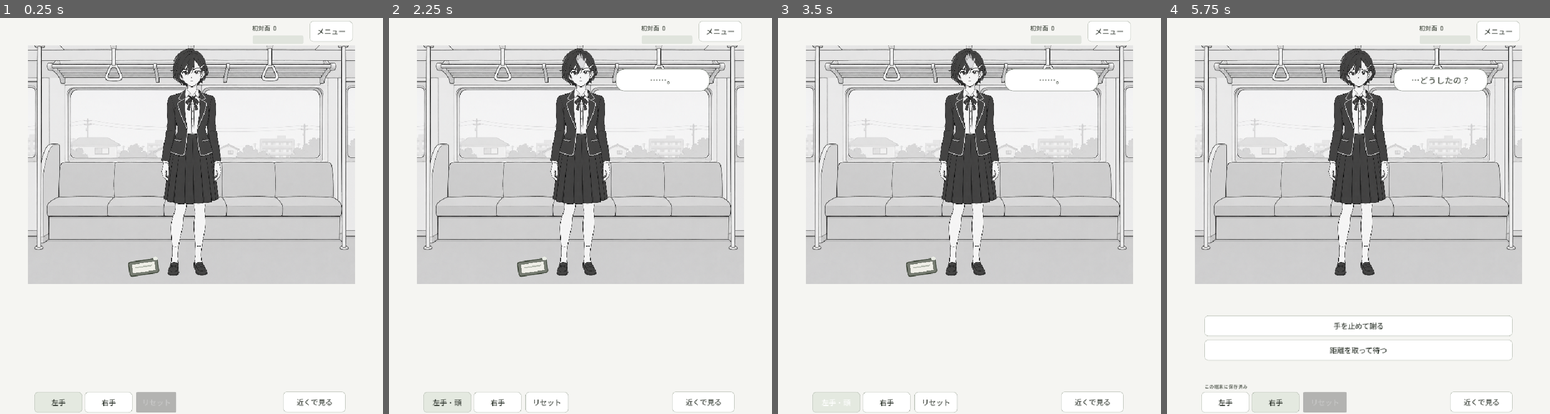
Above: before the commit, frames 1-4 (left to right).
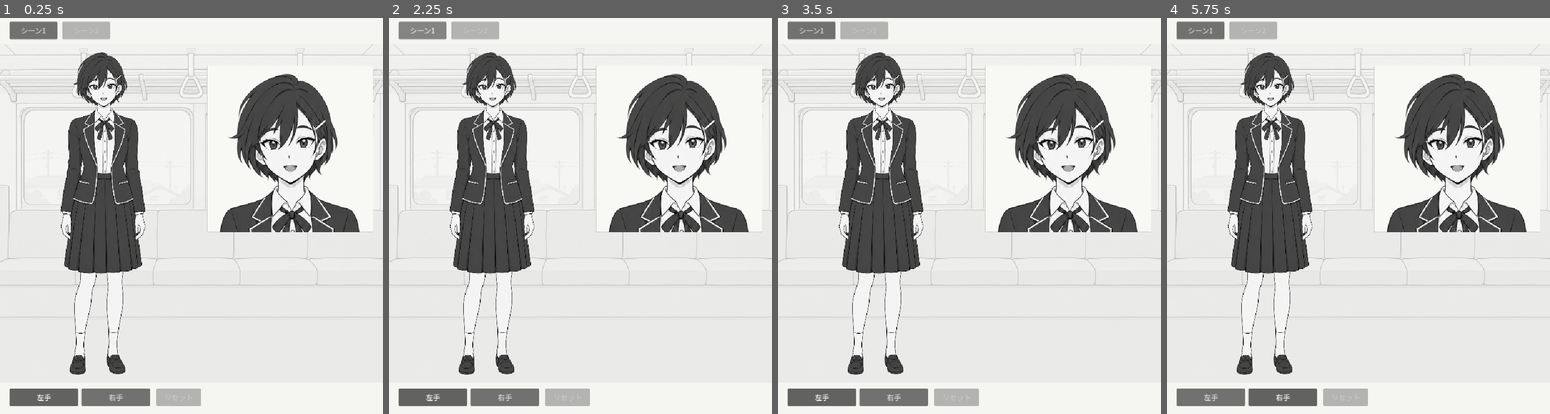
Above: after the commit, the same moments.

Repository: ibushimaru/monochrome-demo
Game: Godot game, scene res://scene_two.tscn
The game is run twice, just before and just after one commit, with the same random seed, the same clock (stepped at 60 frames per second) and the same inputs. Before the commit the project starts from res://main.tscn. Sound files missing from this copy of the repository are replaced by a short silence.
Inputs (mouse positions are in pixels of both pictures, inside the frame that each line leads up to):
- Up to frame 1 (0.25 s): no input
- Up to frame 2 (2.25 s): click (423, 29) at 0.5 s, where only the run after the commit has a clickable "シーン1"; click (580, 61) at 1.25 s; click (446, 29) at 2 s, where only the run after the commit has a clickable "シーン2"
- Up to frame 3 (3.5 s): click (820, 398) at 2.75 s, where only the run after the commit has a clickable "左手"
- Up to frame 4 (5.75 s): click (1350, 81) at 3.52 s; click "右手" at 4.25 s; click (1366, 81) at 5.02 s

The runs differ from the first frame. In frame 1, 42% of the frame differs, in the area x 0-100%, y 0-100%; in frame 2, 41%; in frame 3, 41%; in frame 4, 42%.

Commit message:
Add directly accessible scene two with interactive synchronized face closeup

Diff:
--- a/godot-stage1/project.godot
+++ b/godot-stage1/project.godot
@@ -1,7 +1,7 @@
 config_version=5
 [application]
 config/name="夏希と、最初の約束。"
-run/main_scene="res://main.tscn"
+run/main_scene="res://scene_two.tscn"
 config/features=PackedStringArray("4.6", "GL Compatibility")
 [display]
 window/size/viewport_width=960
--- /dev/null
+++ b/godot-stage1/scene_two.tscn
@@ -0,0 +1,10 @@
+[gd_scene load_steps=2 format=3]
+[ext_resource type="Script" path="res://scripts/scene_two.gd" id="1"]
+[node name="SceneTwo" type="Control"]
+layout_mode=3
+anchors_preset=15
+anchor_right=1.0
+anchor_bottom=1.0
+grow_horizontal=2
+grow_vertical=2
+script=ExtResource("1")
--- a/godot-stage1/scripts/main.gd
+++ b/godot-stage1/scripts/main.gd
@@ -187,6 +187,9 @@
 	var menu=button("メニュー",func():game_menu.popup_centered(Vector2i(360,260)))
 	menu.name="SettingsButton"
 	shell.add_child(menu)
+	var scene_two_button=button("シーン2",func():get_tree().change_scene_to_file("res://scene_two.tscn"))
+	scene_two_button.name="SceneTwoButton"
+	shell.add_child(scene_two_button)
 	resume_button=button("続きから",resume_game)
 
 	stage=Control.new()
@@ -470,6 +473,8 @@
 	meter.size=Vector2(130,6)
 	shell.get_node("SettingsButton").position=Vector2(w-114,14)
 	shell.get_node("SettingsButton").size=Vector2(104,44)
+	shell.get_node("SceneTwoButton").position=Vector2(14,14)
+	shell.get_node("SceneTwoButton").size=Vector2(120,44)
 	student_card.position=Vector2(14,84)
 	student_card.size=Vector2(230,148)
 	var sh: float = maxf(200,h-402)
--- /dev/null
+++ b/godot-stage1/scripts/scene_two.gd
@@ -0,0 +1,182 @@
+extends Control
+const Definitions=preload("res://scripts/main.gd")
+const PORTRAIT=preload("res://assets/full-smile.png")
+const HANDS=[preload("res://assets/hand-right-open-v2.png"),preload("res://assets/hand-right-flex-v2.png")]
+const FONT=preload("res://assets/NotoSansJP-Medium.ttf")
+const FACE_CROP=Rect2(.25,0,.5,.25)
+var trust: int=60
+var contacts: Array[String]=["", ""]
+var frames: Array[int]=[0,0]
+var points: Array[Vector2]=[Vector2.ZERO,Vector2.ZERO]
+var active_hand: int=0
+var requested_hand: int=-1
+var dragging_hand: int=-1
+var dragging_zone: Control
+var views: Array[Dictionary]=[]
+var selectors: Array[Button]=[]
+var reset_button: Button
+var scene_one: Button
+var scene_two: Button
+var background: TextureRect
+
+func _ready() -> void:
+ var theme_resource=Theme.new()
+ theme_resource.default_font=FONT
+ theme_resource.default_font_size=18
+ theme=theme_resource
+ background=TextureRect.new()
+ background.texture=preload("res://assets/train-interior-v2.png")
+ background.expand_mode=TextureRect.EXPAND_IGNORE_SIZE
+ background.stretch_mode=TextureRect.STRETCH_KEEP_ASPECT_COVERED
+ background.modulate=Color(1,1,1,.28)
+ background.mouse_filter=Control.MOUSE_FILTER_IGNORE
+ add_child(background)
+ scene_one=make_button("シーン1",func():get_tree().change_scene_to_file("res://main.tscn"))
+ scene_two=make_button("シーン2",func():pass)
+ scene_two.disabled=true
+ build_view(false)
+ build_view(true)
+ for side in range(2):
+  var selector=make_button("左手" if side==0 else "右手",func():active_hand=side;requested_hand=side;refresh())
+  selector.toggle_mode=true
+  selectors.append(selector)
+ reset_button=make_button("リセット",reset_contacts)
+ resized.connect(layout)
+ layout()
+
+func make_button(caption: String, action: Callable) -> Button:
+ var result=Button.new()
+ result.text=caption
+ result.mouse_default_cursor_shape=Control.CURSOR_POINTING_HAND
+ result.pressed.connect(action)
+ add_child(result)
+ return result
+
+func build_view(closeup: bool) -> void:
+ var panel=Panel.new()
+ var style=StyleBoxFlat.new()
+ style.bg_color=Color("f8f8f5") if closeup else Color(1,1,1,0)
+ style.border_color=Color("c0c5bd")
+ style.set_border_width_all(1 if closeup else 0)
+ panel.add_theme_stylebox_override("panel",style)
+ panel.clip_contents=true
+ add_child(panel)
+ var canvas=Control.new()
+ canvas.mouse_filter=Control.MOUSE_FILTER_IGNORE
+ panel.add_child(canvas)
+ var portrait=TextureRect.new()
+ portrait.texture=PORTRAIT
+ portrait.expand_mode=TextureRect.EXPAND_IGNORE_SIZE
+ portrait.mouse_filter=Control.MOUSE_FILTER_IGNORE
+ canvas.add_child(portrait)
+ var hands: Array[TextureRect]=[]
+ for side in range(2):
+  var hand=TextureRect.new()
+  hand.expand_mode=TextureRect.EXPAND_IGNORE_SIZE
+  hand.texture_filter=CanvasItem.TEXTURE_FILTER_LINEAR_WITH_MIPMAPS
+  hand.mouse_filter=Control.MOUSE_FILTER_IGNORE
+  hand.flip_h=side==0
+  canvas.add_child(hand)
+  hands.append(hand)
+ var zones: Dictionary={}
+ for part in Definitions.CONTACT_ZONES:
+  if closeup and part not in ["head","cheek_right","cheek_left"]:continue
+  var zone=Control.new()
+  zone.mouse_default_cursor_shape=Control.CURSOR_POINTING_HAND
+  zone.mouse_filter=Control.MOUSE_FILTER_STOP
+  zone.gui_input.connect(func(event: InputEvent):zone_input(event,part,zone,canvas))
+  canvas.add_child(zone)
+  zones[part]=zone
+ views.append({"panel":panel,"canvas":canvas,"portrait":portrait,"hands":hands,"zones":zones,"closeup":closeup})
+
+func layout() -> void:
+ if views.size()!=2:return
+ var margin: float=24
+ var usable: float=size.x-margin*3
+ var left_width: float=usable*.53
+ var inset_width: float=minf(usable*.47,size.y*.55)
+ background.position=Vector2(0,72)
+ background.size=Vector2(size.x,size.y-150)
+ scene_one.position=Vector2(margin,16)
+ scene_two.position=Vector2(margin+132,16)
+ scene_one.size=Vector2(120,44)
+ scene_two.size=Vector2(120,44)
+ var full=views[0]
+ full.panel.position=Vector2(margin,82)
+ full.panel.size=Vector2(left_width,size.y-170)
+ var height: float=minf(full.panel.size.y,full.panel.size.x*2)
+ full.canvas.size=Vector2(height*.5,height)
+ full.canvas.position=Vector2((left_width-height*.5)*.5,0)
+ var zoom=views[1]
+ zoom.panel.position=Vector2(margin*2+left_width,126)
+ zoom.panel.size=Vector2(inset_width,inset_width)
+ zoom.canvas.size=Vector2(inset_width/FACE_CROP.size.x,inset_width/FACE_CROP.size.y)
+ zoom.canvas.position=-FACE_CROP.position*zoom.canvas.size
+ for view in views:
+  view.portrait.size=view.canvas.size
+  for part in view.zones:
+   var bounds: Rect2=Definitions.CONTACT_ZONES[part]
+   view.zones[part].position=bounds.position*view.canvas.size
+   view.zones[part].size=bounds.size*view.canvas.size
+ for side in range(2):
+  selectors[side].position=Vector2(margin+side*180,size.y-64)
+  selectors[side].size=Vector2(172,44)
+ reset_button.position=Vector2(margin+368,size.y-64)
+ reset_button.size=Vector2(112,44)
+ refresh()
+
+func zone_input(event: InputEvent, part: String, zone: Control, canvas: Control) -> void:
+ if event is InputEventMouseButton and event.button_index in [MOUSE_BUTTON_LEFT,MOUSE_BUTTON_RIGHT]:
+  if event.pressed:
+   var point: Vector2=(zone.position+event.position)/canvas.size
+   dragging_hand=contact(part,point,1 if event.button_index==MOUSE_BUTTON_RIGHT else requested_hand)
+   requested_hand=-1
+   dragging_zone=zone
+  else:
+   dragging_hand=-1
+  zone.accept_event()
+ elif event is InputEventMouseMotion and dragging_hand>=0 and dragging_zone==zone:
+  if event.button_mask & (MOUSE_BUTTON_MASK_LEFT|MOUSE_BUTTON_MASK_RIGHT):
+   var bounds: Rect2=Definitions.CONTACT_ZONES[part]
+   var point: Vector2=(zone.position+event.position)/canvas.size
+   points[dragging_hand]=point.clamp(bounds.position,bounds.end)
+   refresh()
+   zone.accept_event()
+
+func contact(part: String, point: Vector2, side: int=-1) -> int:
+ if side<0:
+  side=contacts.find(part)
+  if side<0:side=0 if part.ends_with("_right") else 1 if part.ends_with("_left") else active_hand
+ if contacts[1-side]==part:return -1
+ frames[side]=1-frames[side] if contacts[side]==part else 0
+ contacts[side]=part
+ points[side]=point
+ refresh()
+ return side
+
+func refresh() -> void:
+ if selectors.size()!=2:return
+ for side in range(2):
+  selectors[side].set_pressed_no_signal(active_hand==side)
+  selectors[side].text=("左手" if side==0 else "右手")+(" · "+Definitions.CONTACT_NAMES[contacts[side]] if contacts[side]!="" else "")
+  for view in views:
+   var hand: TextureRect=view.hands[side]
+   hand.visible=contacts[side]!=""
+   hand.texture=HANDS[frames[side]]
+   hand.size=Vector2.ONE*view.canvas.size.y*.080
+   hand.rotation=deg_to_rad(-12 if side==0 else 12)
+   hand.position=points[side]*view.canvas.size-(hand.size*Vector2(.5,.54)).rotated(hand.rotation)
+ if is_instance_valid(reset_button):reset_button.disabled=contacts==["", ""]
+
+func reset_contacts() -> void:
+ contacts.assign(["", ""])
+ frames.assign([0,0])
+ dragging_hand=-1
+ requested_hand=-1
+ refresh()
+
+func _input(event: InputEvent) -> void:
+ if event is InputEventMouseButton and not event.pressed:dragging_hand=-1
+
+func _notification(what: int) -> void:
+ if what==NOTIFICATION_APPLICATION_FOCUS_OUT:dragging_hand=-1
--- /dev/null
+++ b/godot-stage1/tests/preview_scene_two.gd
@@ -0,0 +1,15 @@
+extends SceneTree
+func _initialize() -> void:call_deferred("run")
+func run() -> void:
+ root.size=Vector2i(960,1000)
+ var game=load("res://scene_two.tscn").instantiate()
+ root.add_child(game)
+ await process_frame
+ game.contact("cheek_right",Vector2(.425,.145))
+ game.contact("cheek_left",Vector2(.565,.145))
+ await process_frame
+ await RenderingServer.frame_post_draw
+ root.get_texture().get_image().save_png(ProjectSettings.globalize_path("res://../builds/scene2-preview.png"))
+ game.queue_free()
+ await process_frame
+ quit()
--- /dev/null
+++ b/godot-stage1/tests/test_scene_two.gd
@@ -0,0 +1,71 @@
+extends SceneTree
+var failures: Array[String]=[]
+func check(ok: bool, message: String) -> void:
+ if not ok:failures.append(message)
+func _initialize() -> void:call_deferred("run")
+func click(game, view: int, part: String) -> void:
+ var zone: Control=game.views[view].zones[part]
+ var event=InputEventMouseButton.new()
+ event.button_index=MOUSE_BUTTON_LEFT
+ event.position=zone.size*.5
+ event.pressed=true
+ zone.gui_input.emit(event)
+ event.pressed=false
+ zone.gui_input.emit(event)
+func check_shared(game) -> void:
+ for side in range(2):
+  for view in game.views:
+   var sprite: TextureRect=view.hands[side]
+   var anchor=(sprite.position+(sprite.size*Vector2(.5,.54)).rotated(sprite.rotation))/view.canvas.size
+   check(anchor.is_equal_approx(game.points[side]),"Both views share the exact normalized contact position")
+   check(sprite.texture==game.HANDS[game.frames[side]],"Both views share hand pose")
+func run() -> void:
+ var game=load("res://scene_two.tscn").instantiate()
+ root.size=Vector2i(960,1000)
+ root.add_child(game)
+ await process_frame
+ check(game.trust>=60,"Scene two starts with high relationship")
+ check(game.find_children("*","AudioStreamPlayer",true,false).is_empty(),"No dialogue audio")
+ check(game.find_children("*","Label",true,false).is_empty(),"No dialogue or explanatory text")
+ click(game,1,"cheek_right")
+ click(game,1,"cheek_left")
+ check(game.contacts==["cheek_right","cheek_left"],"Both cheeks can be touched directly in closeup without rejection")
+ check_shared(game)
+ var zone: Control=game.views[1].zones.cheek_right
+ var down=InputEventMouseButton.new()
+ down.button_index=MOUSE_BUTTON_LEFT
+ down.pressed=true
+ down.position=zone.size*.5
+ zone.gui_input.emit(down)
+ var motion=InputEventMouseMotion.new()
+ motion.position=zone.size*.75
+ motion.button_mask=MOUSE_BUTTON_MASK_LEFT
+ var before: Vector2=game.points[0]
+ zone.gui_input.emit(motion)
+ check(game.points[0]!=before,"Dragging in closeup moves the touching hand")
+ check_shared(game)
+ down.pressed=false
+ game._input(down)
+ check(game.dragging_hand==-1 and game.contacts[0]=="cheek_right","Release stops drag but keeps contact")
+ var point: Vector2=game.points[0]
+ await create_timer(.5).timeout
+ check(game.points[0]==point,"Hand never moves automatically")
+ click(game,0,"hand_right")
+ check(game.contacts==["hand_right","cheek_left"],"Full-body input uses same two hand slots as closeup")
+ check_shared(game)
+ root.size=Vector2i(1440,1100)
+ await process_frame
+ game.layout()
+ check_shared(game)
+ game.reset_button.pressed.emit()
+ check(game.contacts==["", ""],"Reset clears both views")
+ for view in game.views:
+  check(not view.hands[0].visible and not view.hands[1].visible,"Reset hides both hand renderings")
+ check(ProjectSettings.get_setting("application/run/main_scene")=="res://scene_two.tscn","App starts directly in scene two")
+ game.queue_free()
+ await process_frame
+ await create_timer(.2).timeout
+ if failures.is_empty():print("PASS: direct scene2, high relationship, silent UI, closeup click/drag, synchronized two-hand views, persistence, reset and resize")
+ else:
+  for message in failures:push_error(message)
+ quit(0 if failures.is_empty() else 1)
Not shown, changed: godot-stage1/README.txt
Not shown, added: godot-stage1/scripts/scene_two.gd.uid
